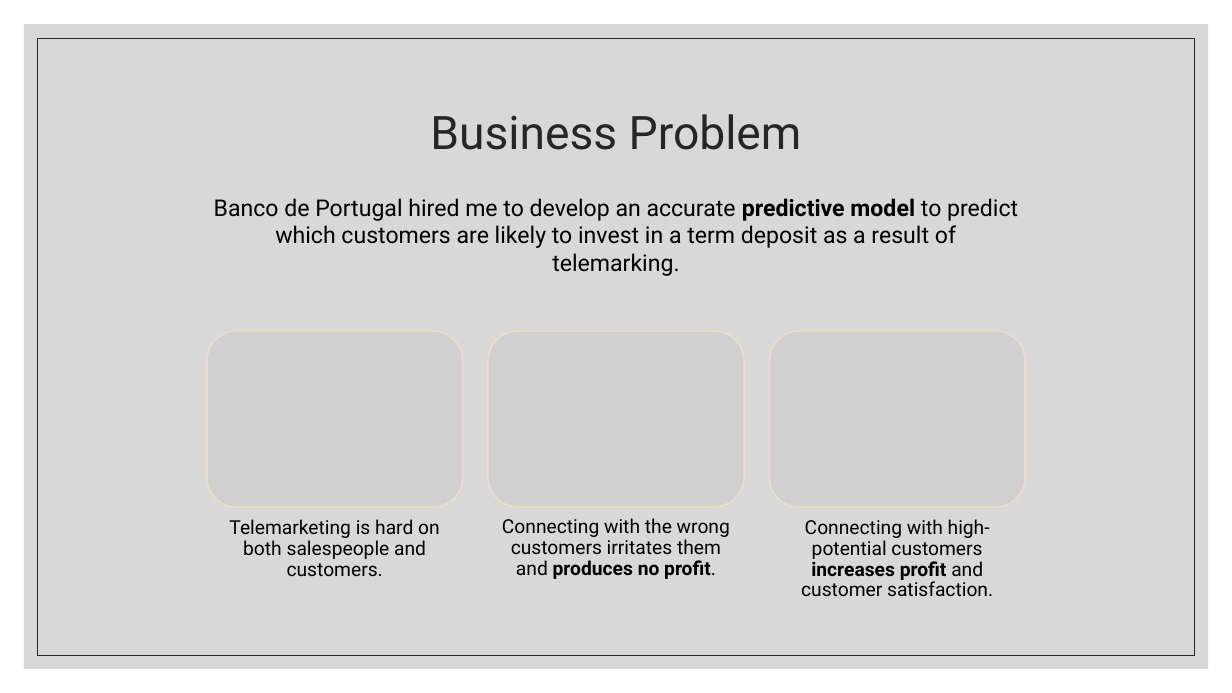
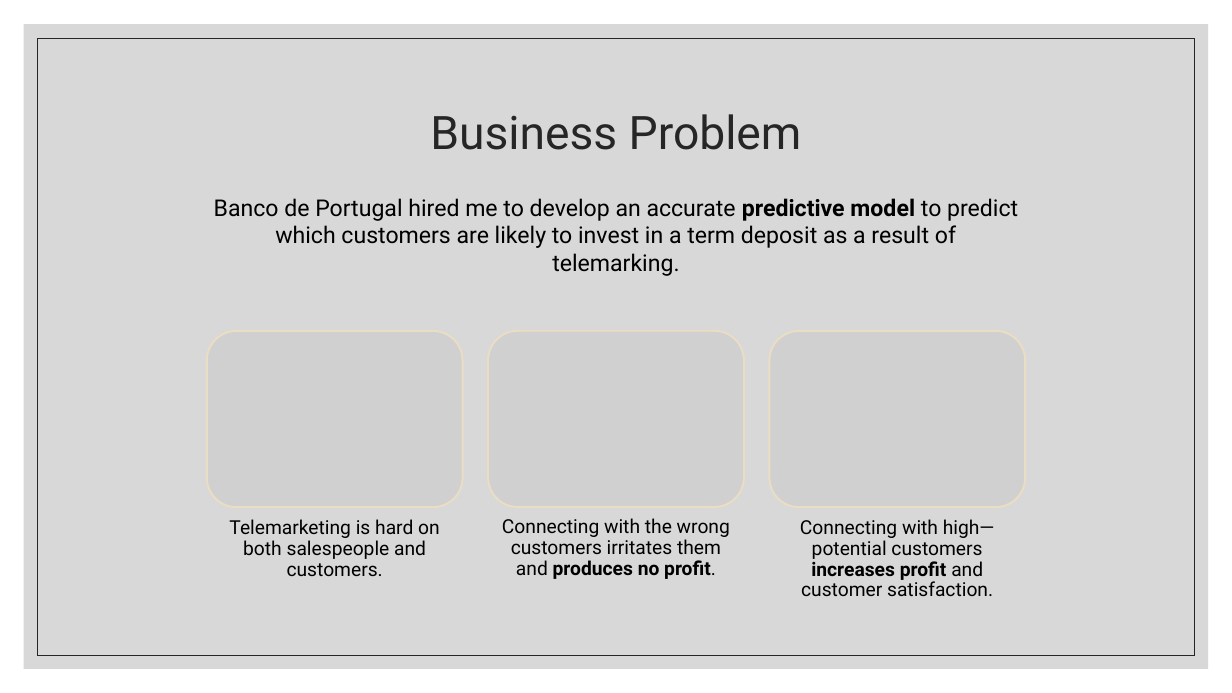
Before and after one commit to ndgigliotti/dsc-phase-3-project, a slide deck: slide 2 of presentation/predicting_bank_telemarketing_sales.pptx. Drawn at 1232x693 pixels with LibreOffice and Linux fonts; fonts in the diff are those of the drawing; grey boxes stand for pictures. Boxes give left, top, right and bottom in pixels: in the first picture for what was removed or moved away, otherwise in the second. Text is boxed around its words. In the diff, an @@ line names an element or a change of style, - is before the commit and + after.

```diff
--- a/presentation/predicting_bank_telemarketing_sales.pptx
+++ b/presentation/predicting_bank_telemarketing_sales.pptx
@@ text at bbox=[800, 519, 995, 596]: text changed @@
-Connecting with high-potential customers increases profit and customer satisfaction.
+Connecting with high—potential customers increases profit and customer satisfaction.
```
Also in this commit, not shown: 9 other slides changed, 1 slide added, 1 other file.
